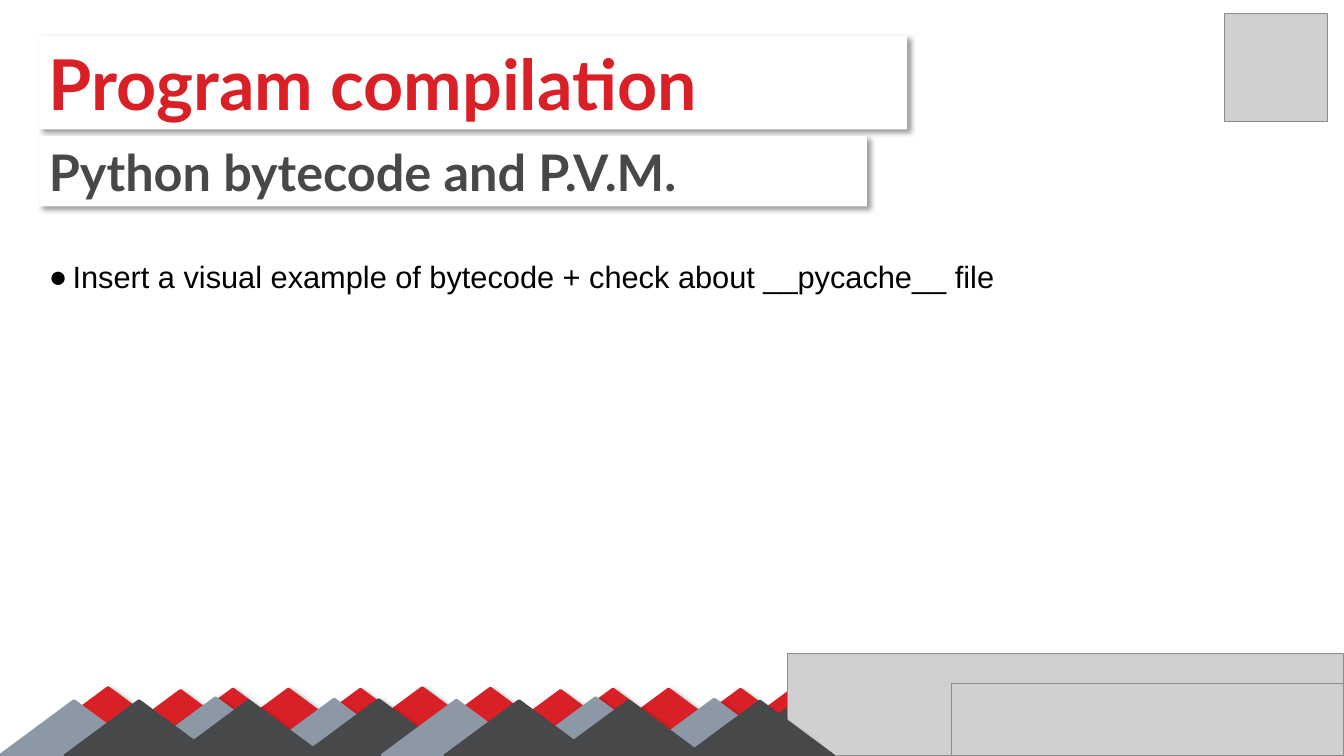
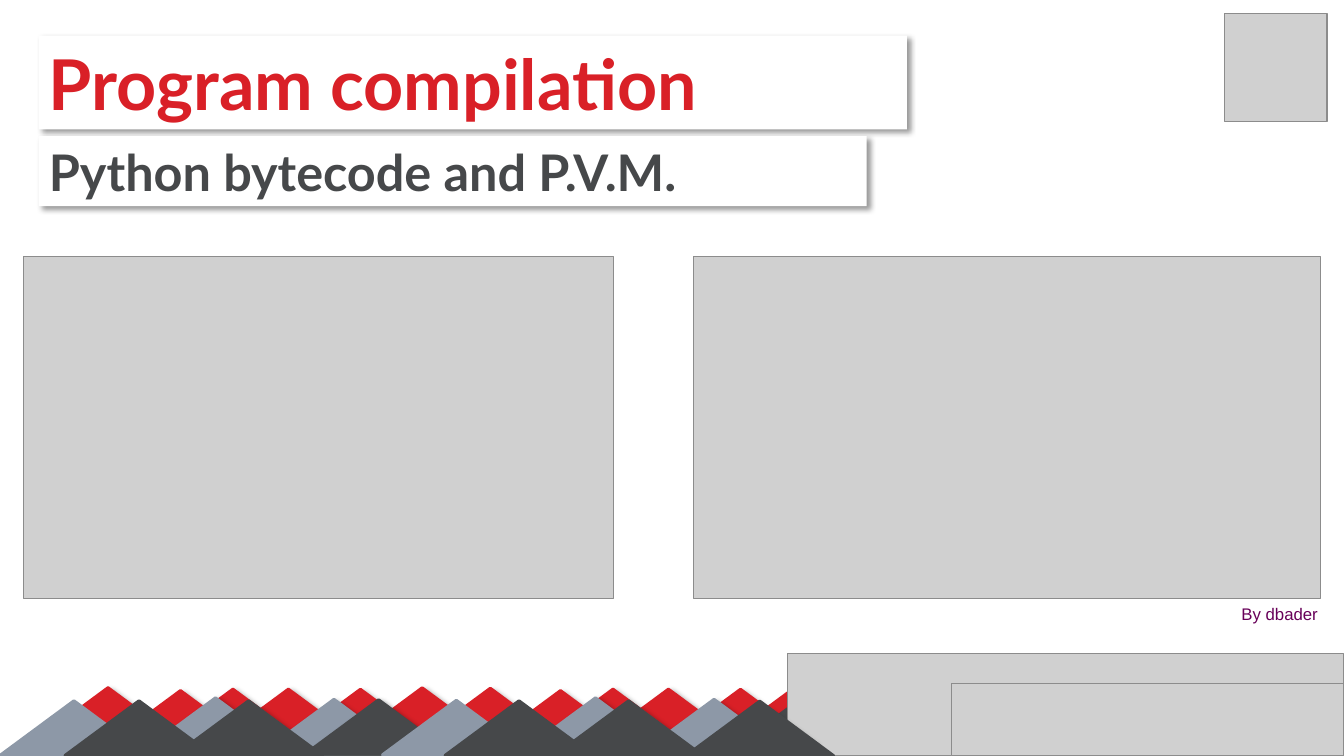
Before and after one commit to SalmaGira/machine-learning-workshop-Kvector, a slide deck: slide 5 of Sessions/Session 1/python-omar/python.pptx. Drawn at 1344x756 pixels with LibreOffice and Linux fonts; fonts in the diff are those of the drawing; grey boxes stand for pictures. Boxes give left, top, right and bottom in pixels: in the first picture for what was removed or moved away, otherwise in the second. Text is boxed around its words. In the diff, an @@ line names an element or a change of style, - is before the commit and + after.

```diff
--- a/Sessions/Session 1/python-omar/python.pptx
+++ b/Sessions/Session 1/python-omar/python.pptx
@@ picture added at (24, 256, 614, 599) @@
@@ text removed at (73, 265, 994, 294) @@
-● Insert a visual example of bytecode + check about __pycache__ file
@@ picture added at (694, 256, 1320, 599) @@
@@ text added at (1241, 608, 1318, 624), 12 pt, text #680059 @@
+By dbader
```
Also in this commit, not shown: 4 other slides changed, 6 slides added, 2 slides removed, 1 other file.
